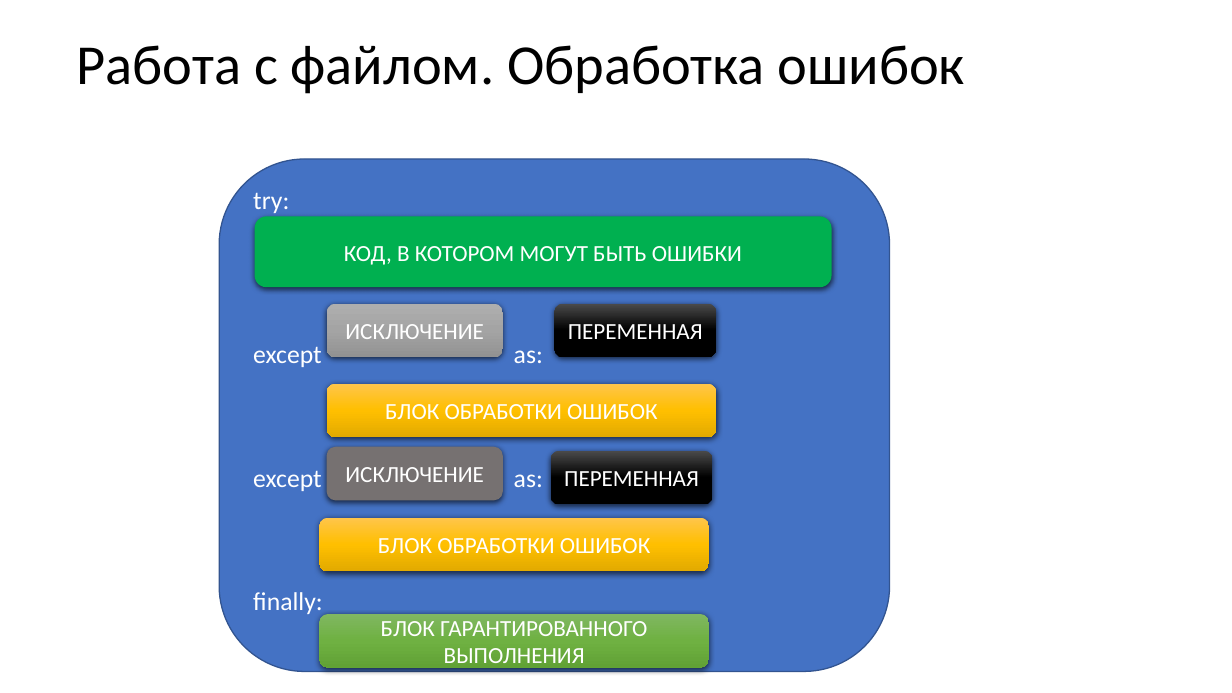
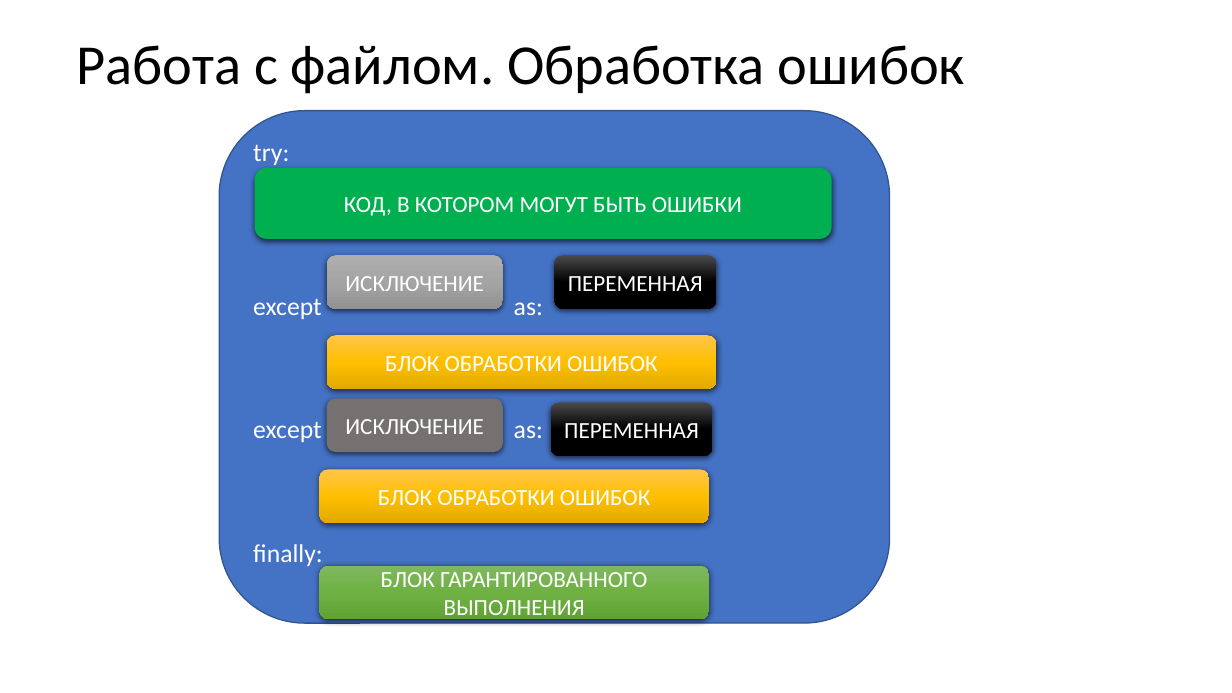
Before and after one commit to paveltsytovich/telegram-course, a slide deck: slide 101 of Presentation/Разработка ботов для телеграмм на Python.pptx. Drawn at 1232x693 pixels with LibreOffice and Linux fonts; fonts in the diff are those of the drawing. Boxes give left, top, right and bottom in pixels: in the first picture for what was removed or moved away, otherwise in the second. Text is boxed around its words. In the diff, an @@ line names an element or a change of style, - is before the commit and + after.

```diff
--- a/Presentation/Разработка ботов для телеграмм на Python.pptx
+++ b/Presentation/Разработка ботов для телеграмм на Python.pptx
@@ 9 rounded rectangles: place and size @@
-9 rounded rectangles at (219, 159, 890, 672)
+9 rounded rectangles at (219, 111, 890, 624)
```
Also in this commit, not shown: 2 slides added, 1 other file.
